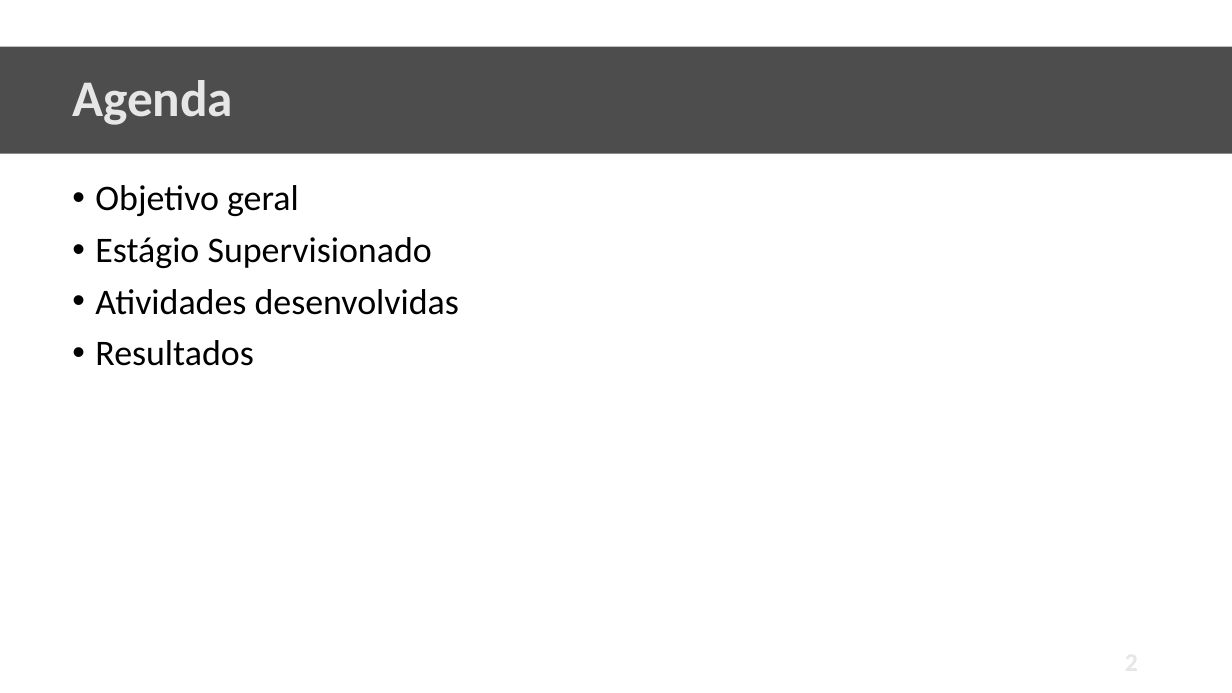
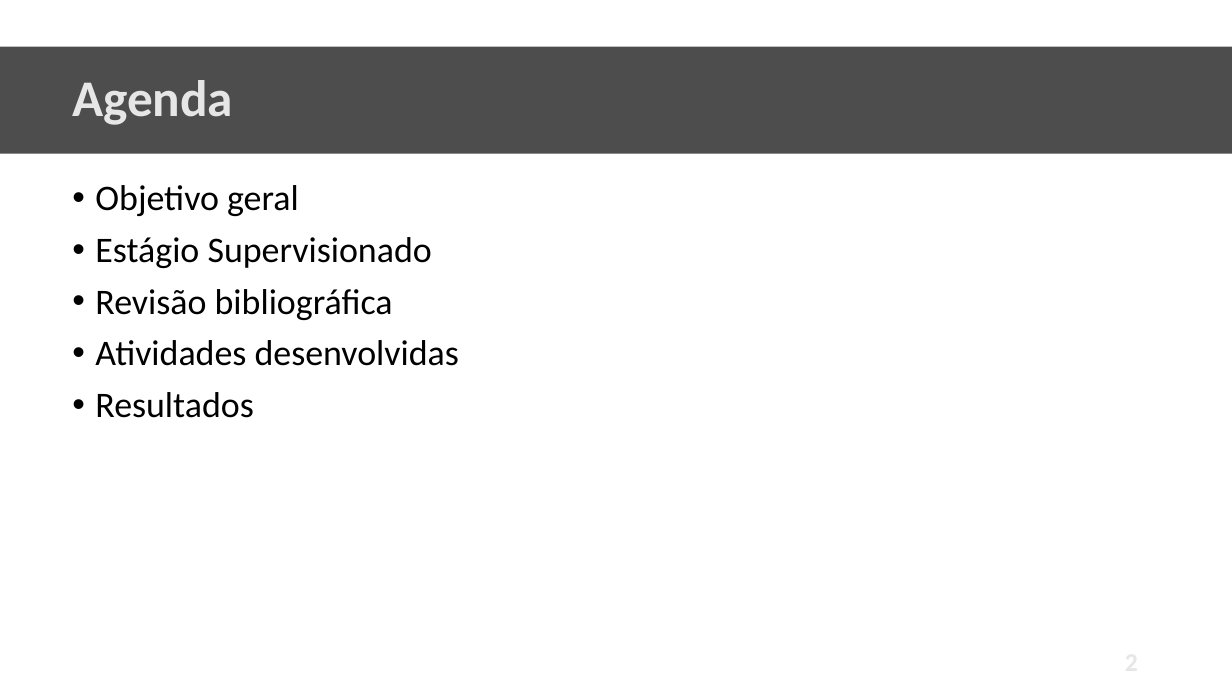
Before and after one commit to mscmateus/relatorio-estagio, a slide deck: slide 2 of Relatório de Estagio/Apresentação.pptx. Drawn at 1232x693 pixels with LibreOffice and Linux fonts; fonts in the diff are those of the drawing; background and template pictures are left out. Boxes give left, top, right and bottom in pixels: in the first picture for what was removed or moved away, otherwise in the second. Text is boxed around its words. In the diff, an @@ line names an element or a change of style, - is before the commit and + after.

```diff
--- a/Relatório de Estagio/Apresentação.pptx
+++ b/Relatório de Estagio/Apresentação.pptx
@@ text at [95,289,393,320]: paragraph added @@
+• Revisão bibliográfica
```
Also in this commit, not shown: 1 other slide changed, 2 slides added.
